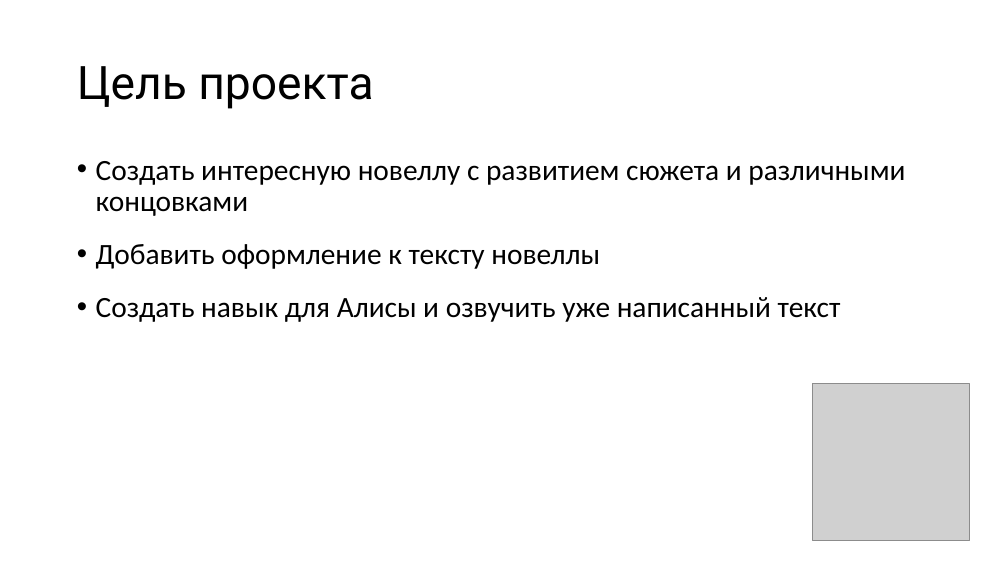
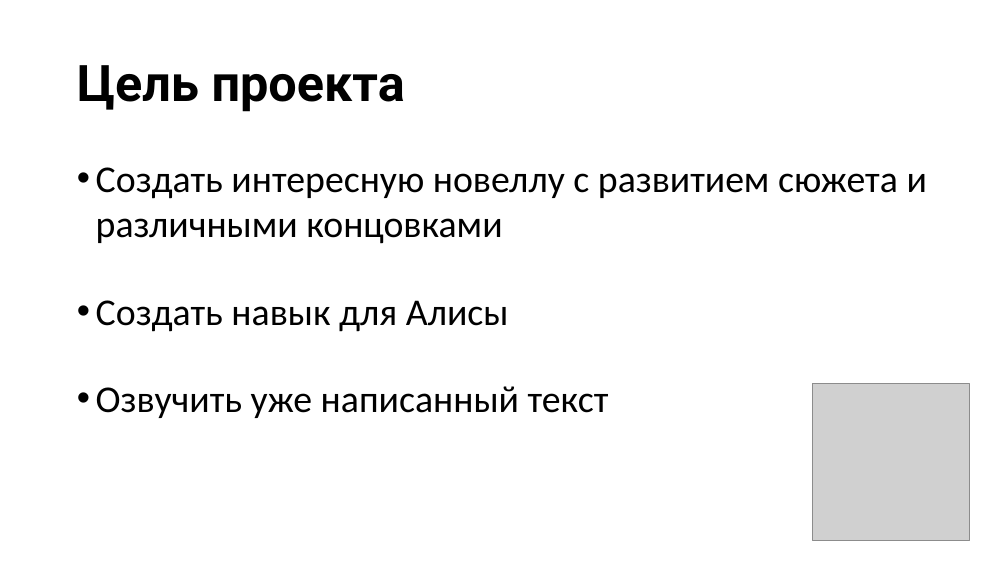
Before and after one commit to alexeyumatov/alice-skill, a slide deck: slide 2 of Визуальная новелла.pptx. Drawn at 1008x567 pixels with LibreOffice and Linux fonts; fonts in the diff are those of the drawing; grey boxes stand for pictures. Boxes give left, top, right and bottom in pixels: in the first picture for what was removed or moved away, otherwise in the second. Text is boxed around its words. In the diff, an @@ line names an element or a change of style, - is before the commit and + after.

Commit message:
presentation

```diff
--- a/Визуальная новелла.pptx
+++ b/Визуальная новелла.pptx
@@ title "Цель проекта" at (77,65,405,112): size 44 to 48 pt, bold on @@
@@ text at (96,167,927,244): size 28 to 36 pt in "Создать интересную новеллу с развитием сюжета и ..."; line spacing 0.9 to 1; more space between paragraphs @@
@@ text at (96,300,609,418): text changed; size 28 to 36 pt @@
-• Добавить оформление к тексту новеллы
-• Создать навык для Алисы и озвучить уже написанный текст
+• Создать навык для Алисы
+• Озвучить уже написанный текст
```
Also in this commit, not shown: 1 other slide changed, 2 slides added.
